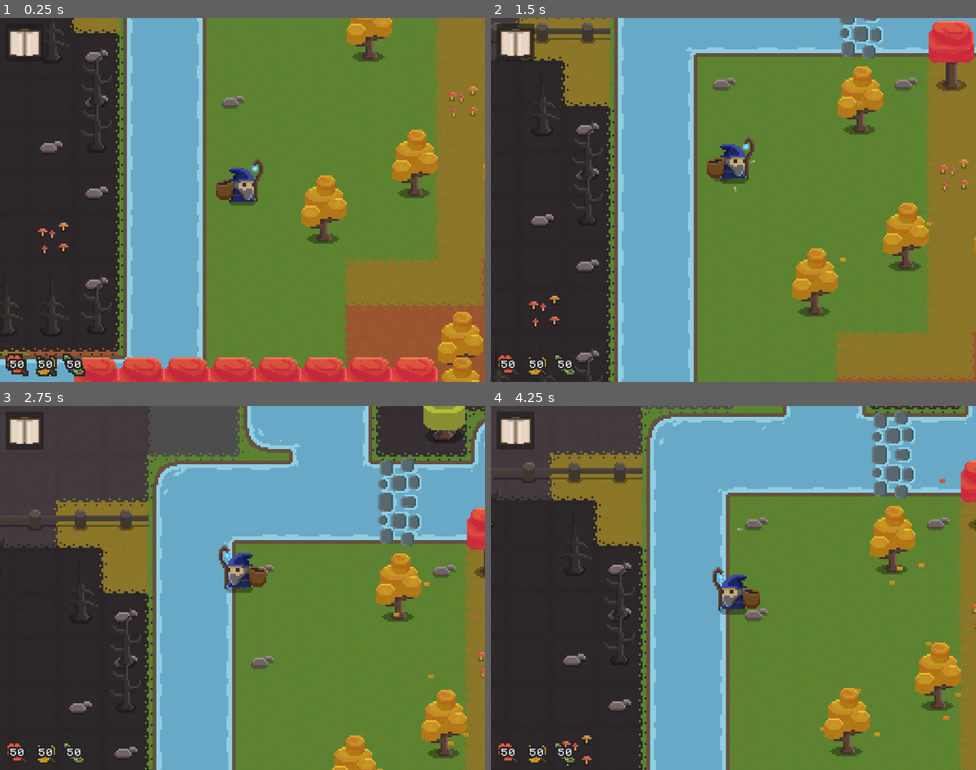
Above: before the commit, frames 1-4 (two rows, left to right).
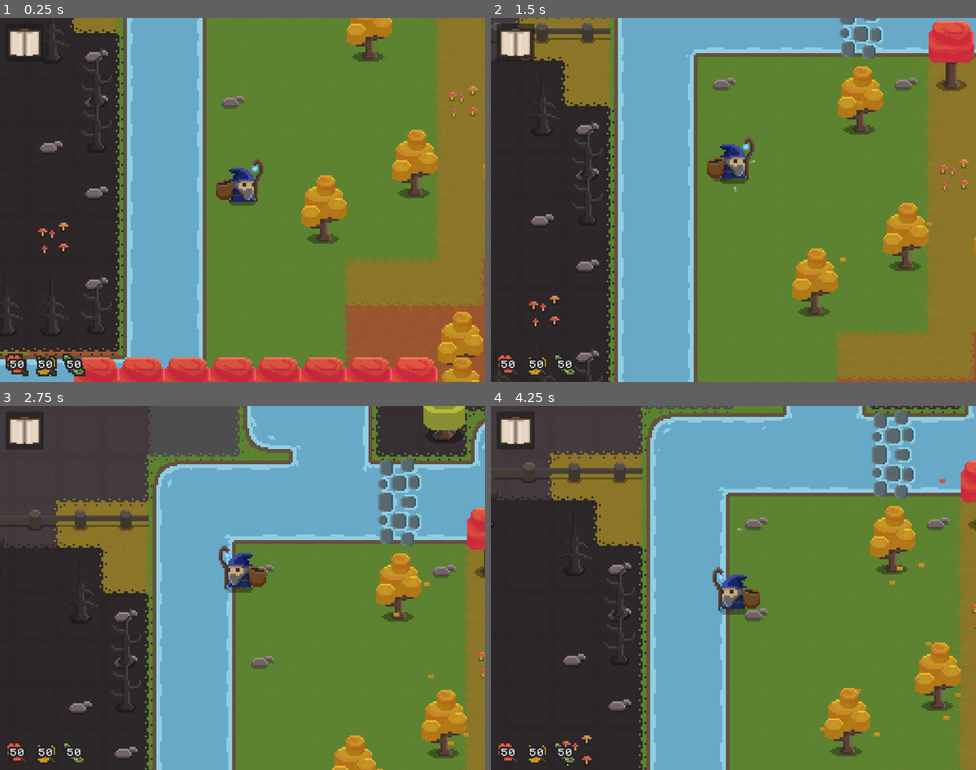
Above: after the commit, the same moments.

Repository: Pro1d/EchoesOfAmber
Game: Godot game, scene res://scenes/world.tscn
Two runs of this game, one before a commit and one after it. Both use one fixed random seed, a clock stepped at 60 frames per second and the inputs below.
Inputs:
- Up to frame 1 (0.25 s): no input
- Up to frame 2 (1.5 s): hold W (move_up) from 0.53 s (still down); tap E (attract_leaves) at 0.6 s; tap 3 (put_green) at 1.35 s
- Up to frame 3 (2.75 s): release W (move_up) at 2.03 s; hold A (move_left) from 2.03 s (still down); tap 1 (put_red) at 2.1 s
- Up to frame 4 (4.25 s): tap 2 (put_yellow) at 2.85 s; release A (move_left) at 3.53 s; hold S (move_down) from 3.53 s (still down); tap E (attract_leaves) at 3.6 s

The runs differ from the first frame. In frame 1, 0.4% of the frame differs, in the area x 5-41%, y 0-96%; in frame 2, 0.3%; in frame 3, 0.5%; in frame 4, 0.6%, in the area x 33-100%, y 0-100%.

Commit message:
Shader material change

Diff:
--- a/scenes/ui/menu.tscn
+++ b/scenes/ui/menu.tscn
@@ -6,6 +6,7 @@
 [ext_resource type="Texture2D" path="res://resources/sprite/yellow.atlastex" id="3_1pnf5"]
 [ext_resource type="Texture2D" path="res://resources/sprite/green.atlastex" id="4_kp7ho"]
 [ext_resource type="Texture2D" path="res://resources/sprite/white.atlastex" id="5_ufa5r"]
+[ext_resource type="AudioStream" uid="uid://gqwi5b2hp2rx" path="res://assets/sounds/writing.ogg" id="7_cs3gx"]
 
 [sub_resource type="AtlasTexture" id="AtlasTexture_48rtn"]
 atlas = ExtResource("1_g7n2o")
@@ -644,3 +645,8 @@
 custom_minimum_size = Vector2(48, 48)
 layout_mode = 2
 texture = SubResource("AtlasTexture_jf8na")
+
+[node name="WritingFX" type="AudioStreamPlayer" parent="."]
+unique_name_in_owner = true
+stream = ExtResource("7_cs3gx")
+bus = &"SoundFx"
Not shown: 1 places in scenes/ui/menu.tscn that only renumber resources
